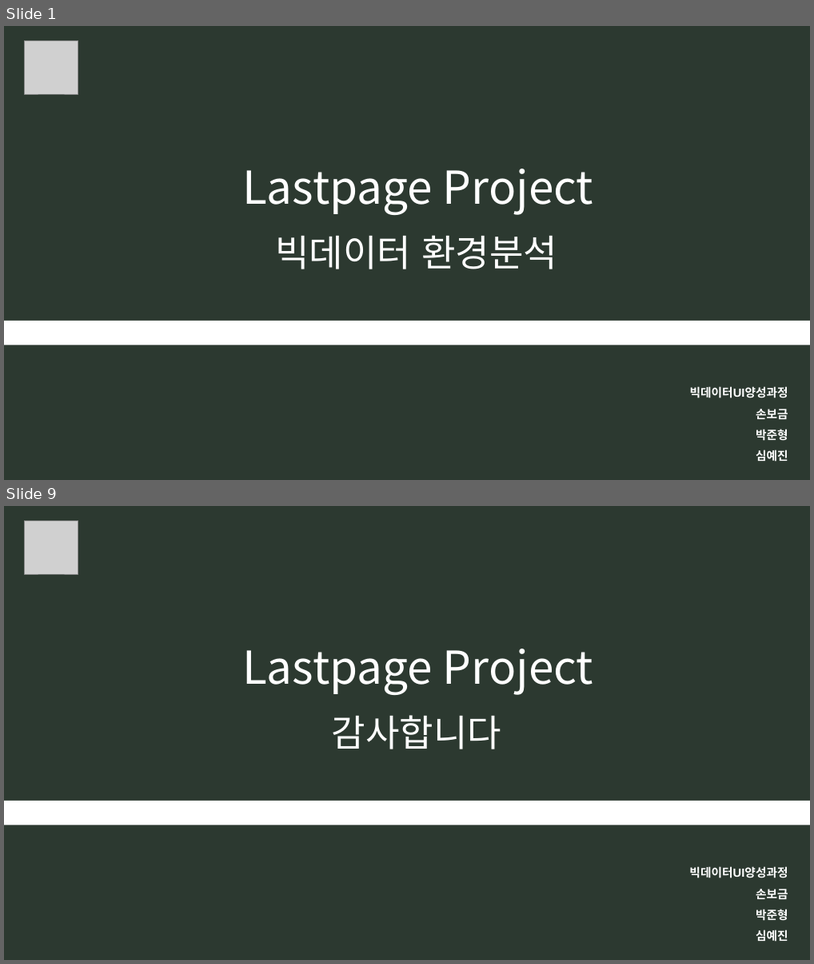
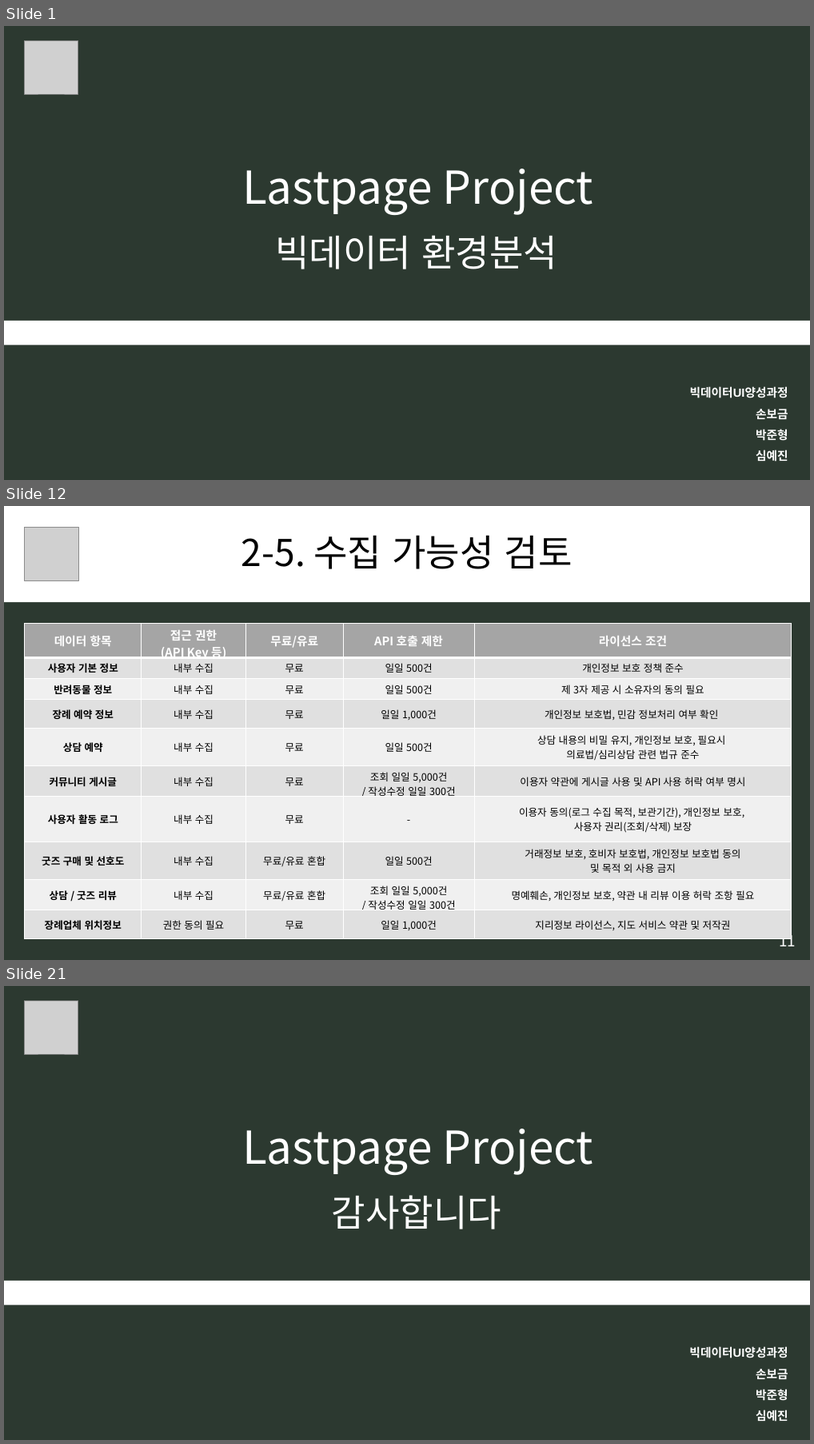
Before and after one commit to B735244/Bigdata_UI_Bogeum, a slide deck: 0. 모듈시험자료/[모듈] 9. 빅데이터 환경분석.pptx. Shown one above the other, each under a label of ours: slides 1 and 9 before the commit, slides 1, 12 and 21 after it; the slides between them are not shown. The pictures are 814x964 and 814x1444 pixels, drawn with LibreOffice and Linux fonts; fonts in the diff are those of the drawing; grey boxes stand for pictures. Boxes give left, top, right and bottom in pixels: in the first picture for what was removed or moved away, otherwise in the second. Text is boxed around its words. In the diff, an @@ line names an element or a change of style, - is before the commit and + after.

```diff
--- a/0. 모듈시험자료/[모듈] 9. 빅데이터 환경분석.pptx
+++ b/0. 모듈시험자료/[모듈] 9. 빅데이터 환경분석.pptx
@@ slide 12 added at (4,506,810,960), background #2C3930 @@
@@ rectangle added at (4,506,810,602), fill #FFFFFF, 44 pt, text #000000 @@
+2-5. 수집 가능성 검토
@@ picture added at (25,527,78,581) @@
@@ table added at (25,624,792,939), 10 rows, 5 columns @@
+데이터 항목 | 접근 권한 / (API Key 등) | 무료/유료 | API 호출 제한 | 라이선스 조건
+사용자 기본 정보 | 내부 수집 | 무료 | 일일 500건 | 개인정보 보호 정책 준수
+반려동물 정보 | 내부 수집 | 무료 | 일일 500건 | 제 3자 제공 시 소유자의 동의 필요
+장례 예약 정보 | 내부 수집 | 무료 | 일일 1,000건 | 개인정보 보호법, 민감 정보처리 여부 확인
+상담 예약 | 내부 수집 | 무료 | 일일 500건 | 상담 내용의 비밀 유지, 개인정보 보호, 필요시 / 의료법/심리상담 관련 법규 준수
+커뮤니티 게시글 | 내부 수집 | 무료 | 조회 일일 5,000건 / / 작성수정 일일 300건 | 이용자 약관에 게시글 사용 및 API 사용 허락 여부 명시
+사용자 활동 로그 | 내부 수집 | 무료 | - | 이용자 동의(로그 수집 목적, 보관기간), 개인정보 보호, / 사용자 권리(조회/삭제) 보장
+굿즈 구매 및 선호도 | 내부 수집 | 무료/유료 혼합 | 일일 500건 | 거래정보 보호, 호비자 보호법, 개인정보 보호법 동의 / 및 목적 외 사용 금지
+상담 / 굿즈 리뷰 | 내부 수집 | 무료/유료 혼합 | 조회 일일 5,000건 / / 작성수정 일일 300건 | 명예훼손, 개인정보 보호, 약관 내 리뷰 이용 허락 조항 필요
+장례업체 위치정보 | 권한 동의 필요 | 무료 | 일일 1,000건 | 지리정보 라이선스, 지도 서비스 약관 및 저작권
@@ text added at (779,931,796,946), 18 pt, text #FFFFFF @@
+11
@@ what was slide 9 is now slide 21 @@
```
Also in this commit, not shown: 7 slides changed, 11 other slides added.
